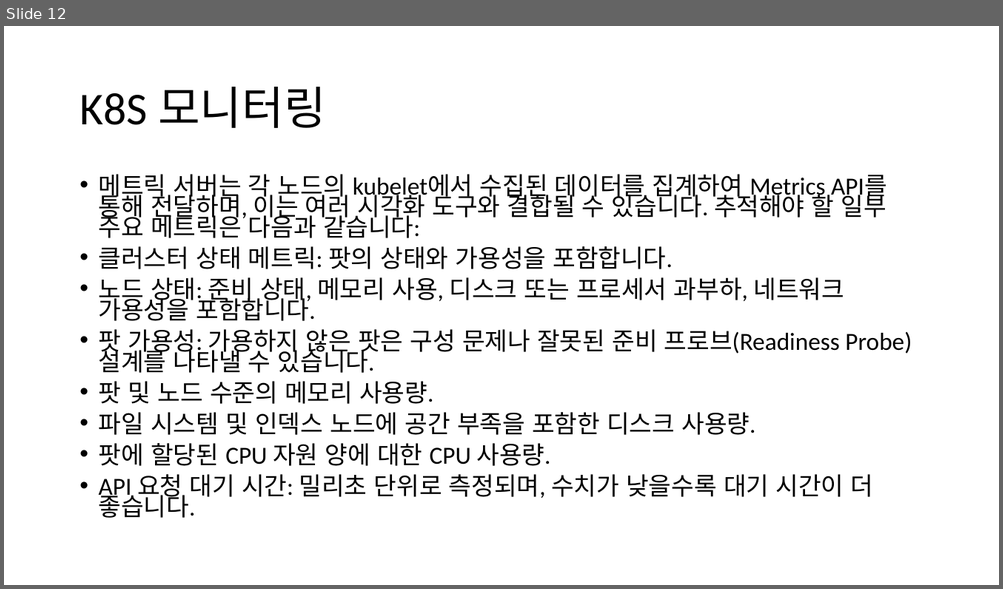
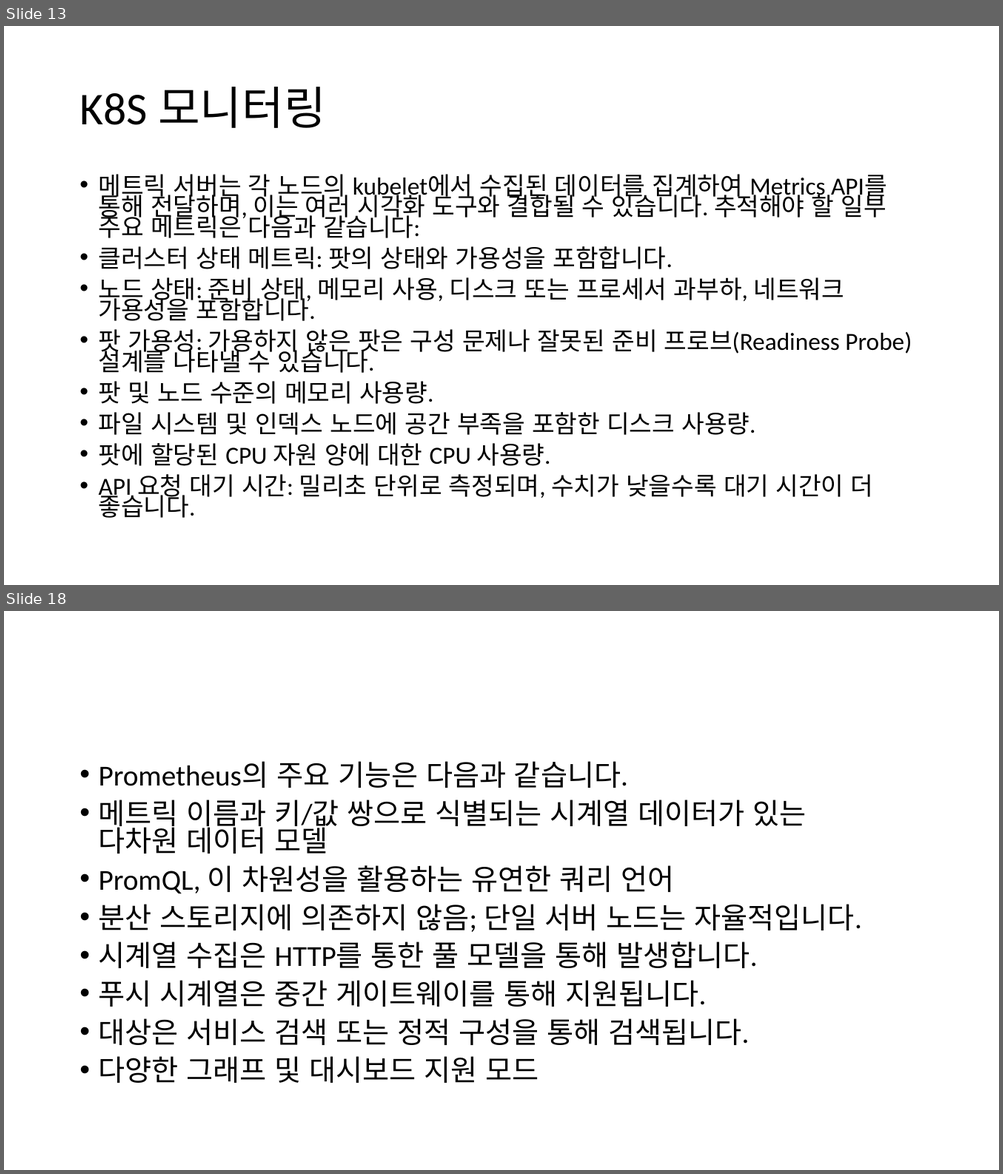
Before and after one commit to sangwonchoi/observability, a slide deck: Session PPT.pptx. Shown one above the other, each under a label of ours: slide 12 before the commit, slides 13 and 18 after it; the slides between them are not shown. The pictures are 1003x589 and 1003x1174 pixels, drawn with LibreOffice and Linux fonts; fonts in the diff are those of the drawing; background and template pictures are left out. Boxes give left, top, right and bottom in pixels: in the first picture for what was removed or moved away, otherwise in the second. Text is boxed around its words. In the diff, an @@ line names an element or a change of style, - is before the commit and + after.

```diff
--- a/Session PPT.pptx
+++ b/Session PPT.pptx
@@ slide 18 added at [4, 611, 999, 1170], background #FFFFFF @@
@@ text added at [99, 761, 862, 1083], 28 pt, text #000000 @@
+• Prometheus의 주요 기능은 다음과 같습니다.
+• 메트릭 이름과 키/값 쌍으로 식별되는 시계열 데이터가 있는 다차원 데이터 모델
+• PromQL, 이 차원성을 활용하는 유연한 쿼리 언어
+• 분산 스토리지에 의존하지 않음; 단일 서버 노드는 자율적입니다.
+• 시계열 수집은 HTTP를 통한 풀 모델을 통해 발생합니다.
+• 푸시 시계열은 중간 게이트웨이를 통해 지원됩니다.
+• 대상은 서비스 검색 또는 정적 구성을 통해 검색됩니다.
+• 다양한 그래프 및 대시보드 지원 모드
@@ what was slide 12 is now slide 13 @@
```
Also in this commit, not shown: 2 slides changed, 15 other slides added, 1 slide removed, 3 other files.
